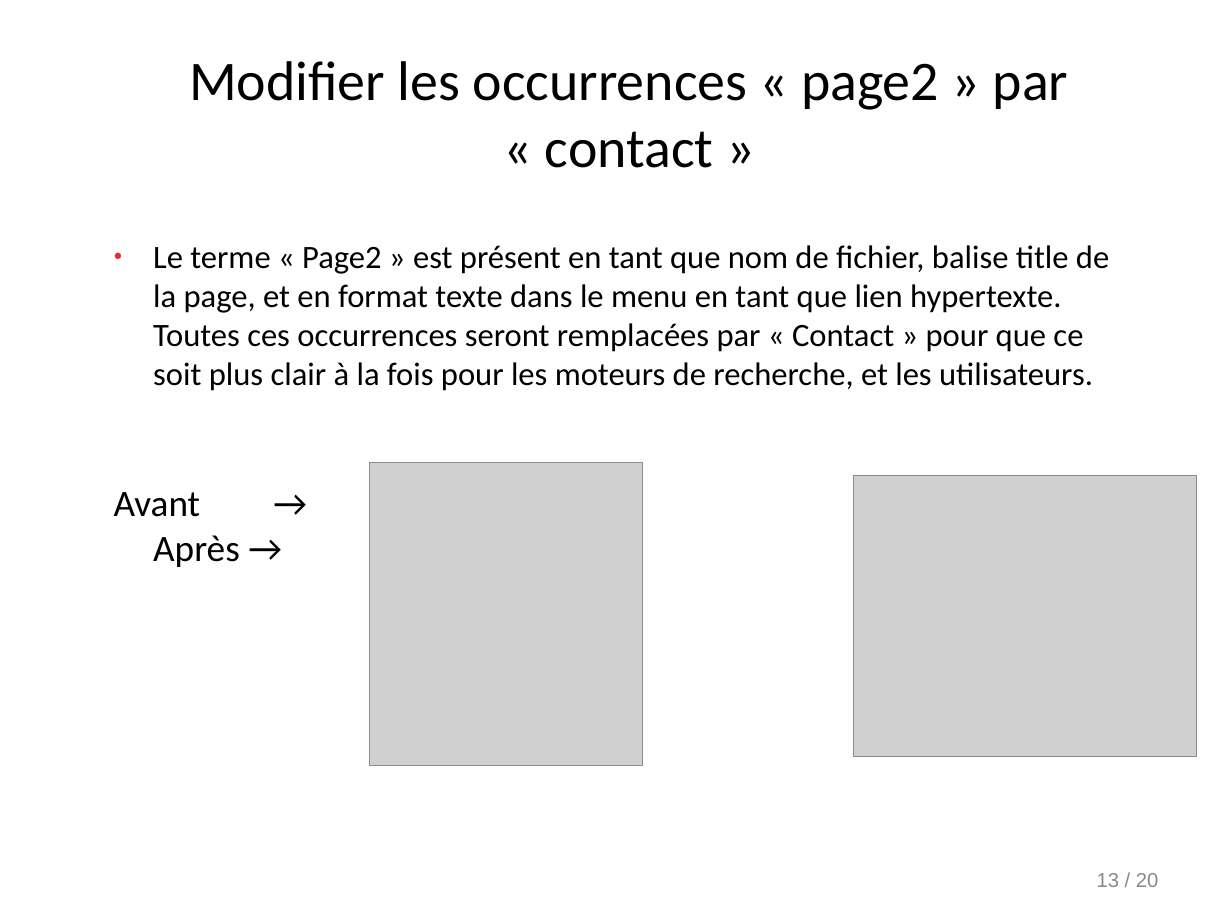
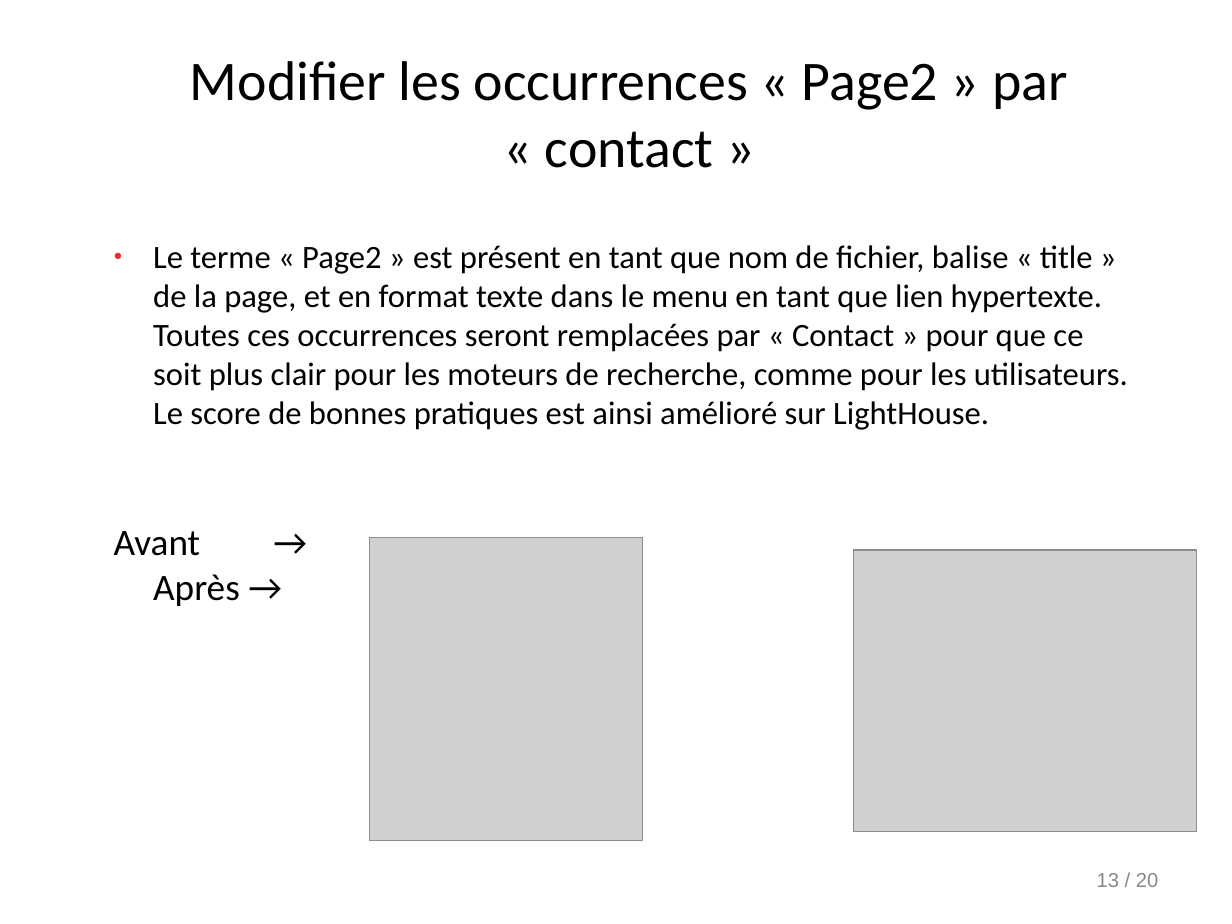
Before and after one commit to Doppler123/OPC_P4_La_Panthere, a slide deck: slide 13 of audit/Rapport.odp. Drawn at 1232x924 pixels with LibreOffice and Linux fonts; fonts in the diff are those of the drawing; grey boxes stand for pictures. Boxes give left, top, right and bottom in pixels: in the first picture for what was removed or moved away, otherwise in the second. Text is boxed around its words. In the diff, an @@ line names an element or a change of style, - is before the commit and + after.

```diff
--- a/audit/Rapport.odp
+++ b/audit/Rapport.odp
@@ title at (190,61,1068,168): text changed @@
-Modifier les occurrences « page2 » par « contact »
+Modifier les occurrences « Page2 » par « contact »
@@ text at (153,245,1128,430): text changed @@
-● Le terme « Page2 » est présent en tant que nom de fichier, balise title de la page, et en format texte dans le menu en tant que lien hypertexte. Toutes ces occurrences seront remplacées par « Contact » pour que ce soit plus clair à la fois pour les moteurs de recherche, et les utilisateurs.
+● Le terme « Page2 » est présent en tant que nom de fichier, balise « title » de la page, et en format texte dans le menu en tant que lien hypertexte. Toutes ces occurrences seront remplacées par « Contact » pour que ce soit plus clair pour les moteurs de recherche, comme pour les utilisateurs. Le score de bonnes pratiques est ainsi amélioré sur LightHouse.
@@ picture: place and size @@
-picture at (370,463,643,766)
+picture at (370,538,643,841)
@@ picture: place and size @@
-picture at (853,475,1196,757)
+picture at (853,550,1196,832)
```
Also in this commit, not shown: 15 other slides changed, 2 other files.
